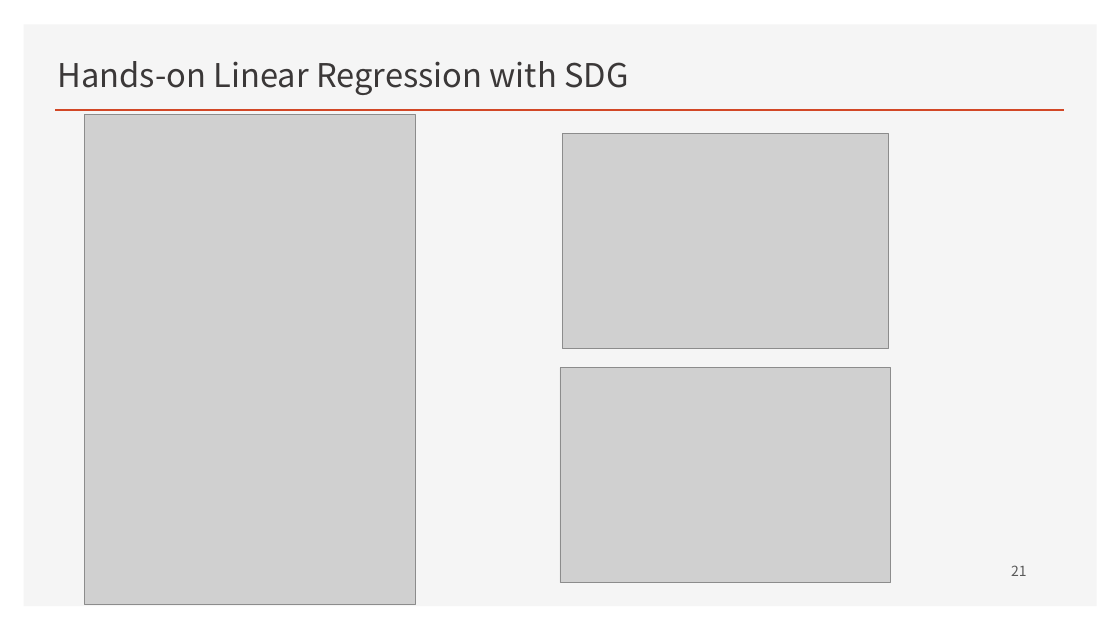
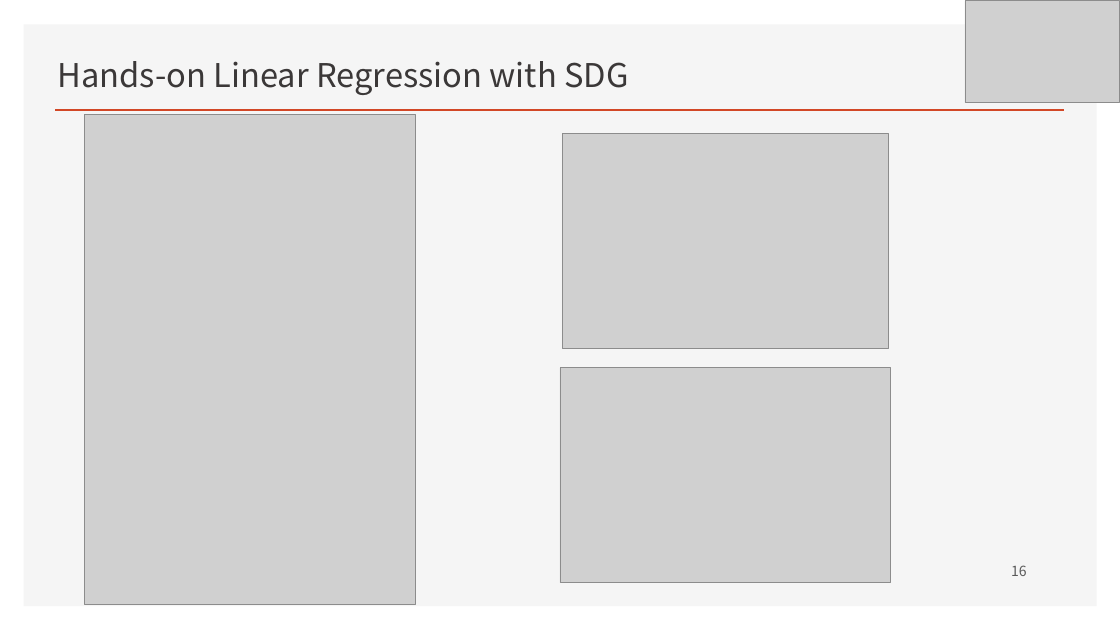
Before and after one commit to ancestor9/mathematics-for-machine-learning, a slide deck: slide 16 of Linear_Algebra/w4_Perceptron_Regression.pptx (slide 21 before the commit). Drawn at 1120x630 pixels with LibreOffice and Linux fonts; fonts in the diff are those of the drawing; grey boxes stand for pictures; background and template pictures are left out. Boxes give left, top, right and bottom in pixels: in the first picture for what was removed or moved away, otherwise in the second. Text is boxed around its words. In the diff, an @@ line names an element or a change of style, - is before the commit and + after.

```diff
--- a/Linear_Algebra/w4_Perceptron_Regression.pptx
+++ b/Linear_Algebra/w4_Perceptron_Regression.pptx
@@ picture added at [965,1,1119,103] @@
@@ page number at [1011,565,1027,576]: text changed @@
-21
+16
```
Also in this commit, not shown: 7 other slides changed, 6 slides removed.
